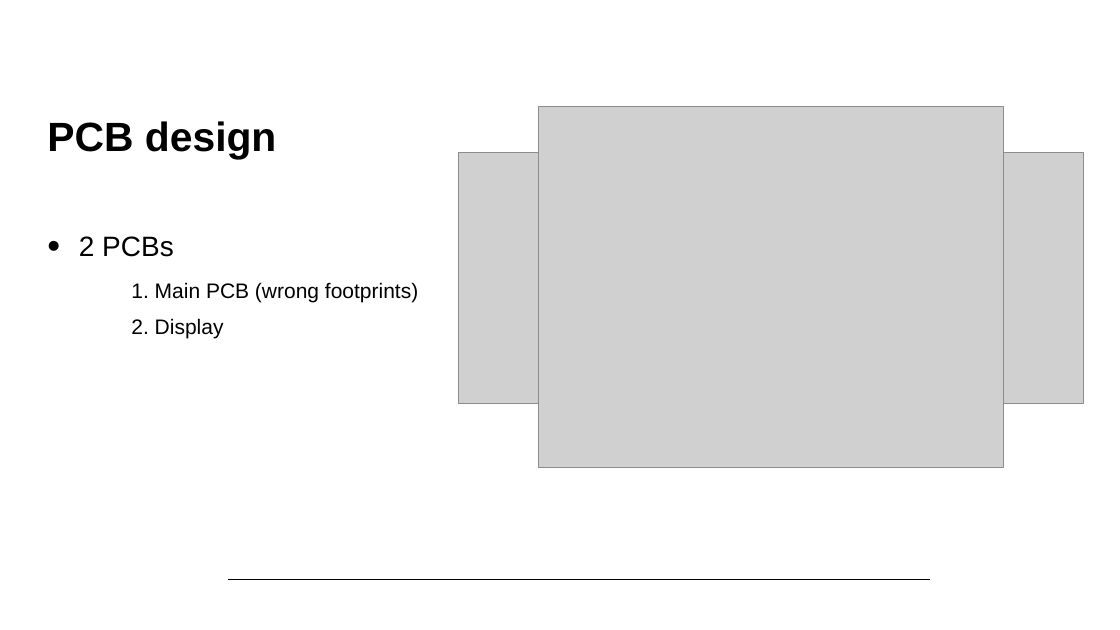
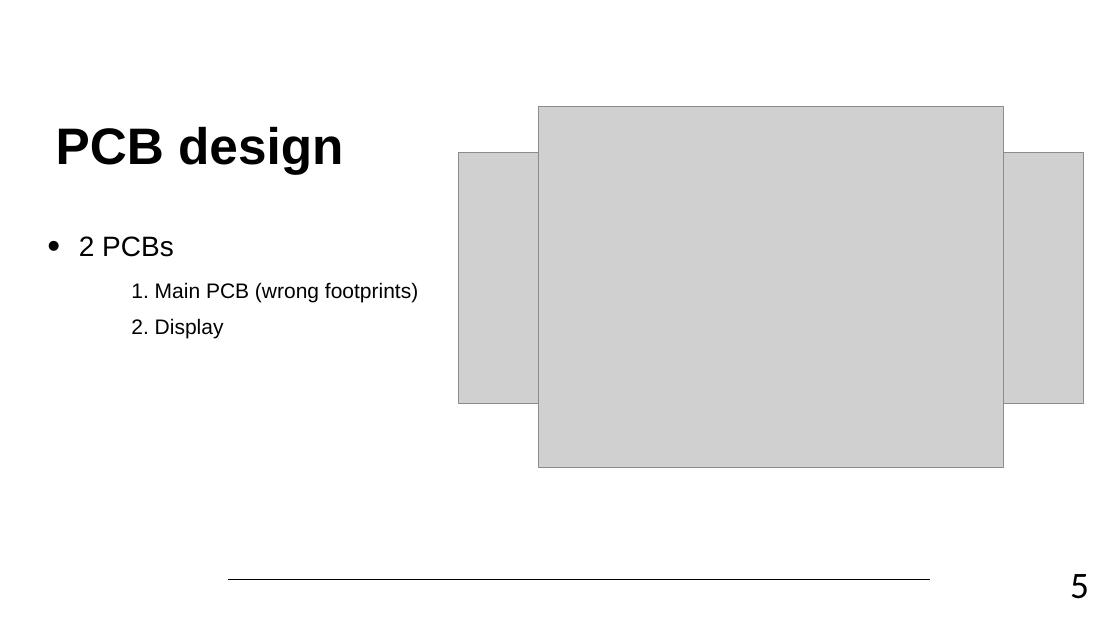
Before and after one commit to JelleClaes2/Soldering_Station, a slide deck: slide 5 of Presentation_Jelle_Claes.pptx. Drawn at 1120x630 pixels with LibreOffice and Linux fonts; fonts in the diff are those of the drawing; grey boxes stand for pictures; background and template pictures are left out. Boxes give left, top, right and bottom in pixels: in the first picture for what was removed or moved away, otherwise in the second. Text is boxed around its words. In the diff, an @@ line names an element or a change of style, - is before the commit and + after.

```diff
--- a/Presentation_Jelle_Claes.pptx
+++ b/Presentation_Jelle_Claes.pptx
@@ title "PCB design" at box(56, 126, 343, 175): size 35 to 44 pt @@
@@ text added at box(1070, 574, 1089, 599), 32 pt, text #000000 @@
+5
```
Also in this commit, not shown: 6 other slides changed, 1 slide added, 1 slide removed, 2 other files.
